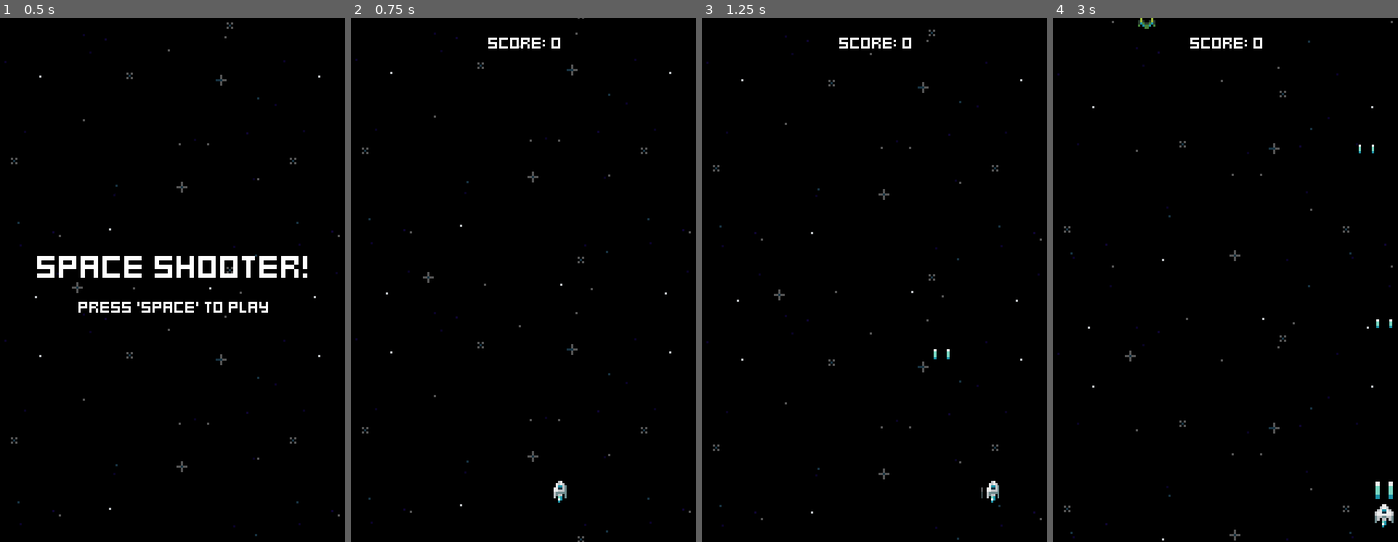
Above: before the commit, frames 1-4 (left to right).
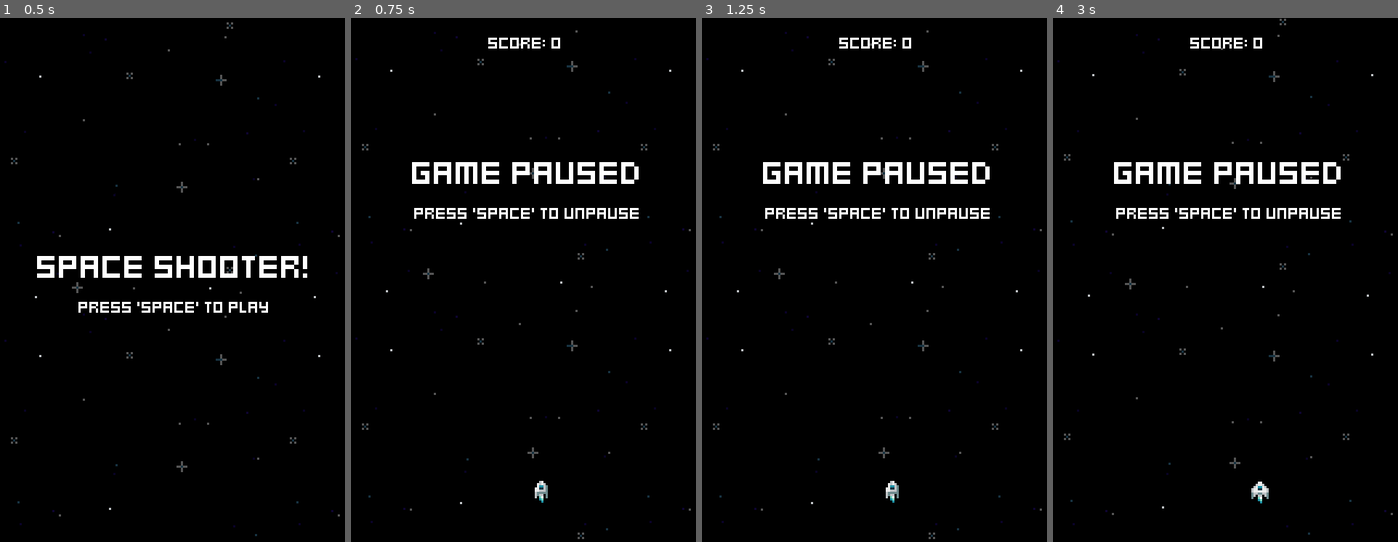
Above: after the commit, the same moments.

Repository: jacristi/godot-space-shooter
Game: Godot game, scene res://ui/menu.tscn
Same seed, same stepped clock (60 frames per second), same inputs: the game is played once before the commit and once after it.
Inputs:
- Up to frame 1 (0.5 s): no input
- Up to frame 2 (0.75 s): tap Space (fire) at 0.5, 0.6 s; hold D (move_right) from 0.53 s (still down)
- Up to frame 3 (1.25 s): keep holding D (move_right)
- Up to frame 4 (3 s): tap Space (fire) at 1.25, 1.35, 2, 2.1, 2.75, 2.85 s; release D (move_right) at 1.28 s; hold S (move_down) 1.28-2.03 s; hold D (move_right) 2.03-2.78 s; hold W (move_up) from 2.78 s (still down)

Frame 1 is identical in both runs. In frame 2, 2.9% of the frame differs, in the area x 1-99%, y 0-100%; in frame 3, 3.2%; in frame 4, 3.4%.

Commit message:
feat: simple pause

Diff:
--- a/scenes/game.tscn
+++ b/scenes/game.tscn
@@ -6,6 +6,7 @@
 [ext_resource type="PackedScene" uid="uid://dtkt6ce0d5p2g" path="res://effects/space_background.tscn" id="2_jcunf"]
 [ext_resource type="PackedScene" uid="uid://cjjsl54xehrvt" path="res://enemies/enemy_generator.tscn" id="3_o0xhe"]
 [ext_resource type="LabelSettings" uid="uid://cjof1qwn8asa1" path="res://fonts/default_label_settings.tres" id="5_tlyl2"]
+[ext_resource type="PackedScene" uid="uid://3etvr5r3lq15" path="res://ui/pause_menu.tscn" id="7_of8lj"]
 
 [node name="Game" type="Node2D"]
 script = ExtResource("1_1juuu")
@@ -25,3 +26,9 @@
 label_settings = ExtResource("5_tlyl2")
 horizontal_alignment = 1
 vertical_alignment = 1
+
+[node name="PauseMenu" parent="." instance=ExtResource("7_of8lj")]
+offset_left = 81.0
+offset_top = 77.0
+offset_right = 81.0
+offset_bottom = 77.0
--- /dev/null
+++ b/ui/pause_menu.gd
@@ -0,0 +1,19 @@
+extends Control
+
+
+func _ready() -> void:
+    hide()
+
+
+func _on_pause_button_pressed():
+    if get_tree().paused == true:
+        get_tree().paused = false
+        hide()
+    else:
+        get_tree().paused = true
+        show()
+
+
+func _process(delta: float) -> void:
+    if Input.is_action_just_pressed("fire"):
+        _on_pause_button_pressed()
--- /dev/null
+++ b/ui/pause_menu.tscn
@@ -0,0 +1,47 @@
+[gd_scene load_steps=4 format=3 uid="uid://3etvr5r3lq15"]
+
+[ext_resource type="Script" path="res://ui/pause_menu.gd" id="1_gcyur"]
+[ext_resource type="LabelSettings" uid="uid://cirqmewyf2gkq" path="res://fonts/title_label_settings.tres" id="1_xi8ax"]
+[ext_resource type="LabelSettings" uid="uid://cjof1qwn8asa1" path="res://fonts/default_label_settings.tres" id="2_ktgnu"]
+
+[node name="PauseMenu" type="Control"]
+process_mode = 3
+layout_mode = 3
+anchors_preset = 15
+anchor_right = 1.0
+anchor_bottom = 1.0
+grow_horizontal = 2
+grow_vertical = 2
+script = ExtResource("1_gcyur")
+
+[node name="Panel" type="Panel" parent="."]
+layout_mode = 1
+anchors_preset = 15
+anchor_right = 1.0
+anchor_bottom = 1.0
+grow_horizontal = 2
+grow_vertical = 2
+
+[node name="CenterContainer" type="CenterContainer" parent="."]
+layout_mode = 1
+anchors_preset = 15
+anchor_right = 1.0
+anchor_bottom = 1.0
+grow_horizontal = 2
+grow_vertical = 2
+
+[node name="VBoxContainer" type="VBoxContainer" parent="CenterContainer"]
+layout_mode = 2
+
+[node name="TitleLabel" type="Label" parent="CenterContainer/VBoxContainer"]
+layout_mode = 2
+text = "GAME PAUSED"
+label_settings = ExtResource("1_xi8ax")
+horizontal_alignment = 1
+
+[node name="Start Label" type="Label" parent="CenterContainer/VBoxContainer"]
+layout_mode = 2
+text = "PRESS 'SPACE' TO UNPAUSE
+"
+label_settings = ExtResource("2_ktgnu")
+horizontal_alignment = 1
Not shown: 1 places in scenes/game.tscn that only renumber resources
